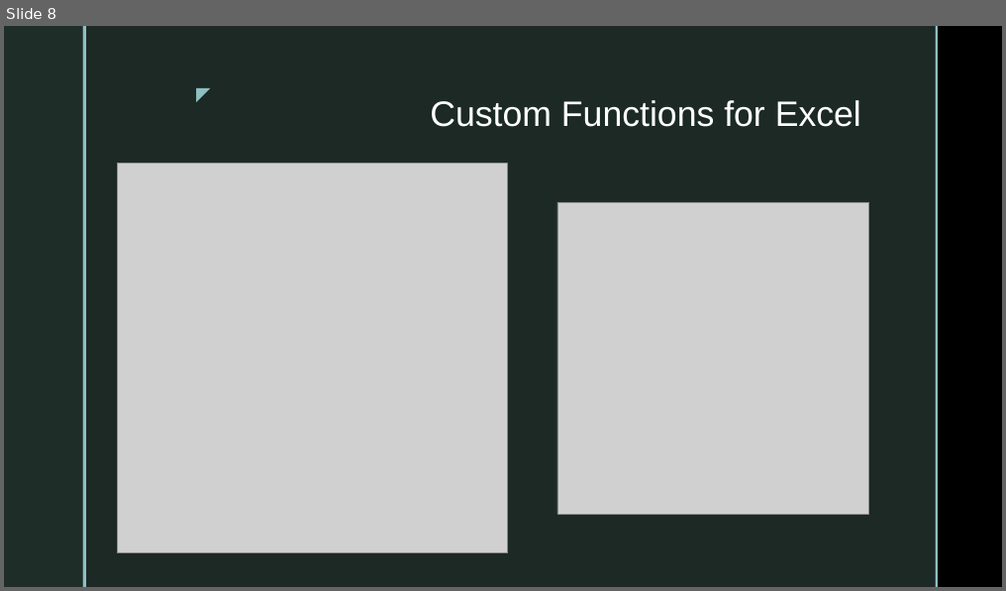
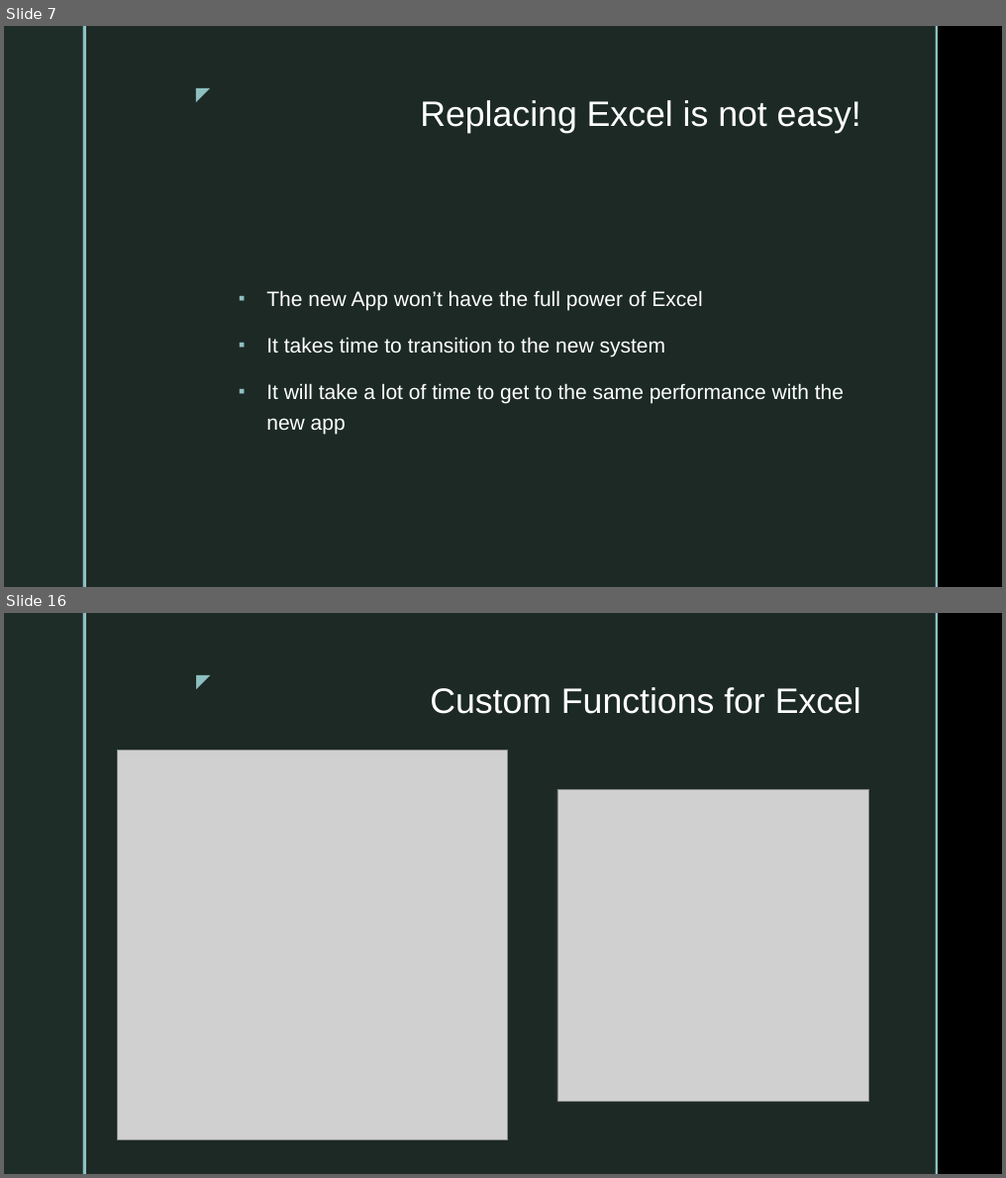
Before and after one commit to dersia/presentations, a slide deck: Custom Functions for Excel with Azure Functions.pptx. Shown one above the other, each under a label of ours: slide 8 before the commit, slides 7 and 16 after it; the slides between them are not shown. The pictures are 1006x591 and 1006x1178 pixels, drawn with LibreOffice and Linux fonts; fonts in the diff are those of the drawing; grey boxes stand for pictures; background and template pictures are left out. Boxes give left, top, right and bottom in pixels: in the first picture for what was removed or moved away, otherwise in the second. Text is boxed around its words. In the diff, an @@ line names an element or a change of style, - is before the commit and + after.

```diff
--- a/Custom Functions for Excel with Azure Functions.pptx
+++ b/Custom Functions for Excel with Azure Functions.pptx
@@ slide 7 added at [4, 26, 1002, 587], background picture (left out); not listed: 5 template elements that a slide beside it also shows @@
@@ title added at [420, 100, 861, 133], 34 pt, text #FFFFFF @@
+Replacing Excel is not easy!
@@ text added at [266, 290, 844, 434], 20 pt, text #FFFFFF @@
+▪ The new App won’t have the full power of Excel
+▪ It takes time to transition to the new system
+▪ It will take a lot of time to get to the same performance with the new app
@@ what was slide 8 is now slide 16 @@
```
Also in this commit, not shown: 8 slides changed, 8 other slides added, 1 slide removed, 27 other files.
